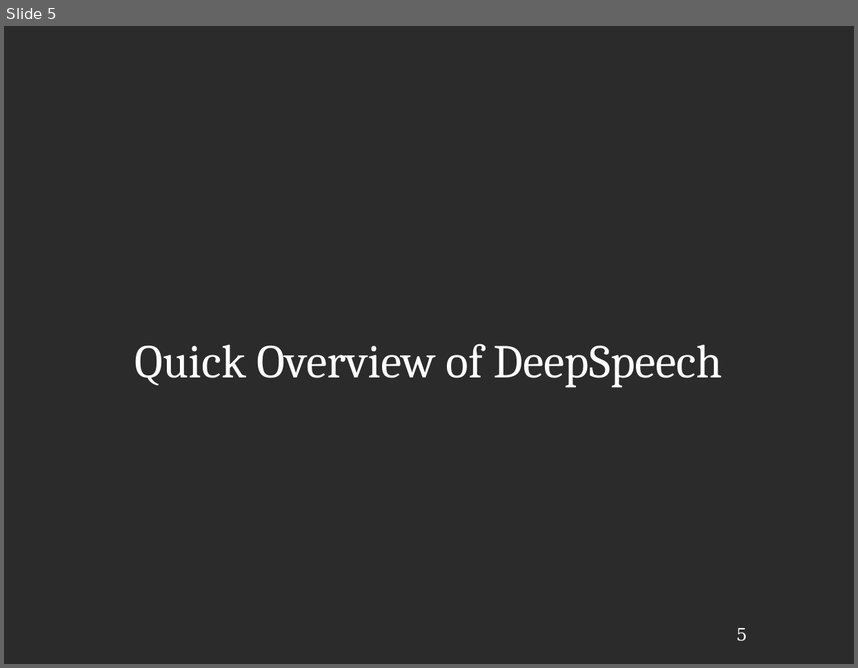
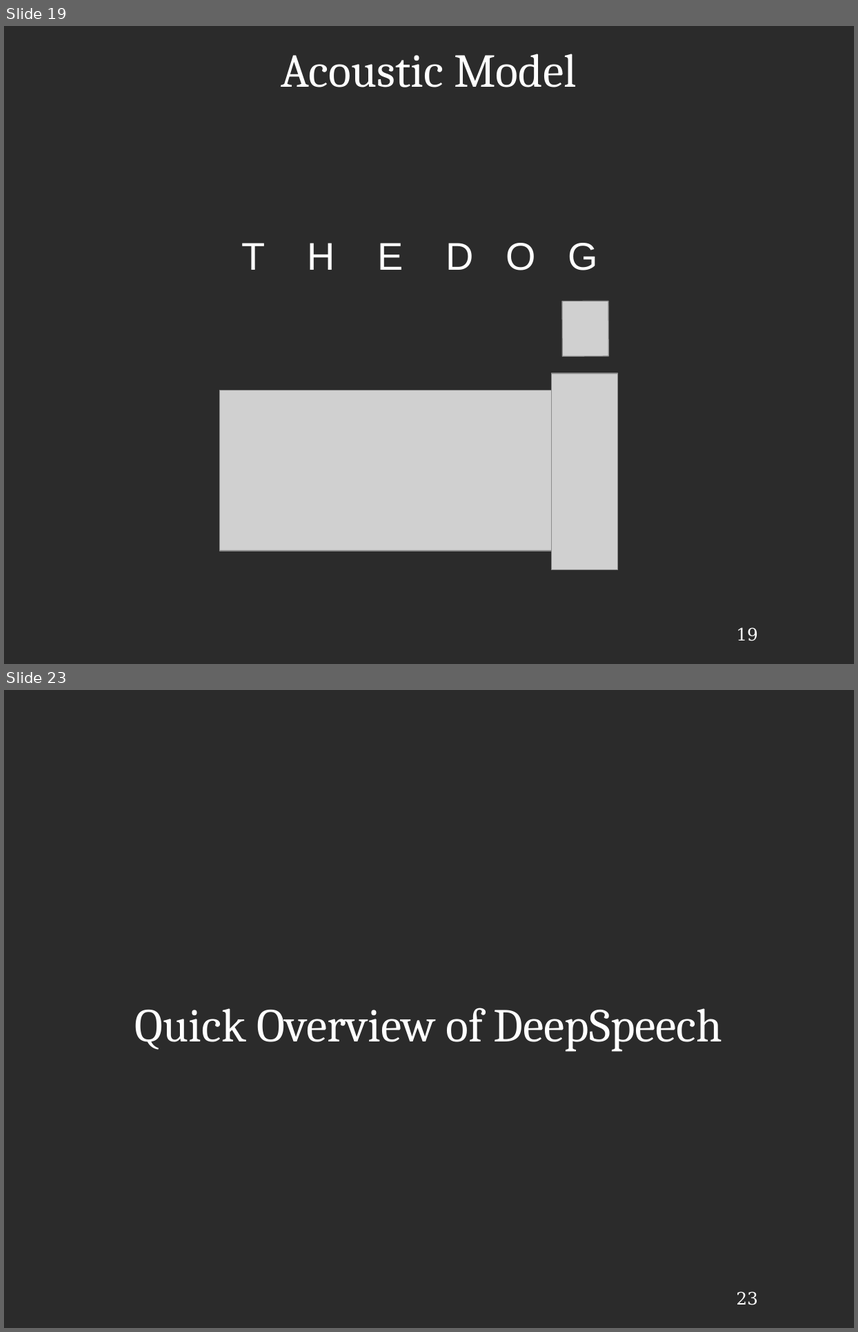
Before and after one commit to JRMeyer/defense, a slide deck: defense.odp. Shown one above the other, each under a label of ours: slide 5 before the commit, slides 19 and 23 after it; the slides between them are not shown. The pictures are 858x668 and 858x1332 pixels, drawn with LibreOffice and Linux fonts; fonts in the diff are those of the drawing; grey boxes stand for pictures; background and template pictures are left out; a plain dark background stands for a picture behind light text. Boxes give left, top, right and bottom in pixels: in the first picture for what was removed or moved away, otherwise in the second. Text is boxed around its words. In the diff, an @@ line names an element or a change of style, - is before the commit and + after.

```diff
--- a/defense.odp
+++ b/defense.odp
@@ slide 19 added at (4,26,854,664), background picture (left out); not listed: 1 template element that a slide beside it also shows @@
@@ title added at (281,54,577,87), 44 pt, text #FFFFFF @@
+Acoustic Model
@@ text added at (241,243,597,270), 36 pt, text #FFFFFF @@
+T H E D O G
@@ picture added at (562,301,608,356) @@
@@ picture added at (552,373,618,570) @@
@@ picture added at (220,390,616,550) @@
@@ what was slide 5 is now slide 23 @@
@@ page number at (736,1291,758,1305): text changed @@
-5
+23
```
Also in this commit, not shown: 18 other slides added, 1 slide removed, 2 other files.
